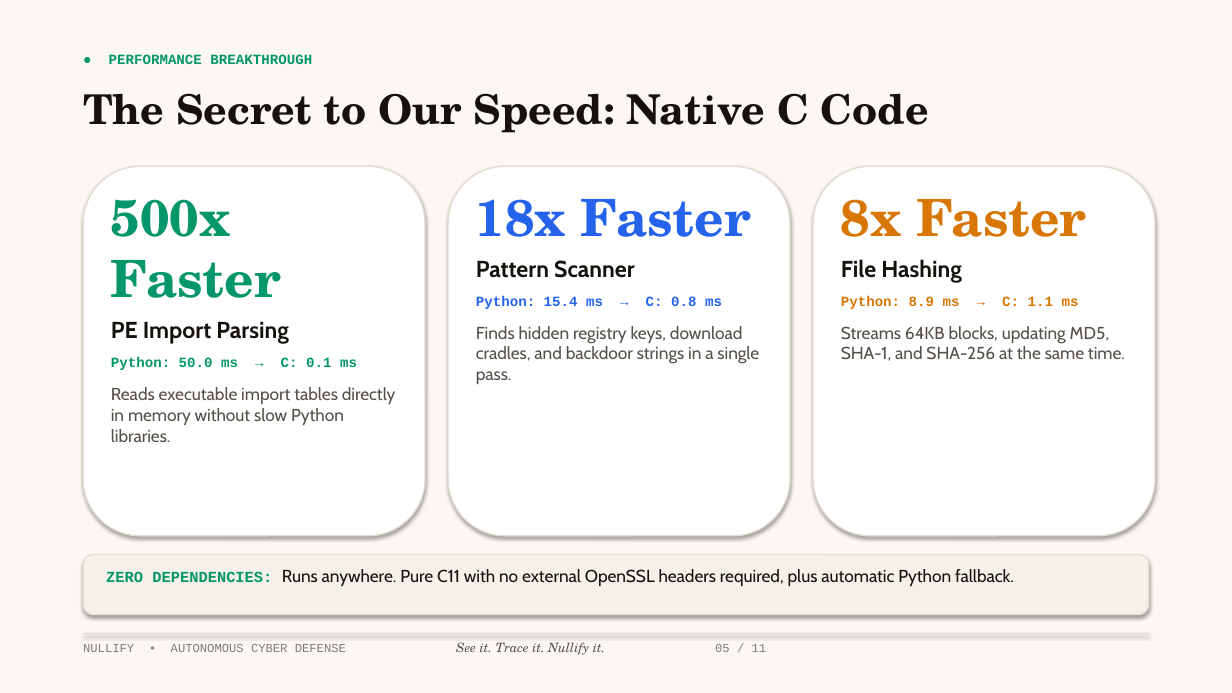
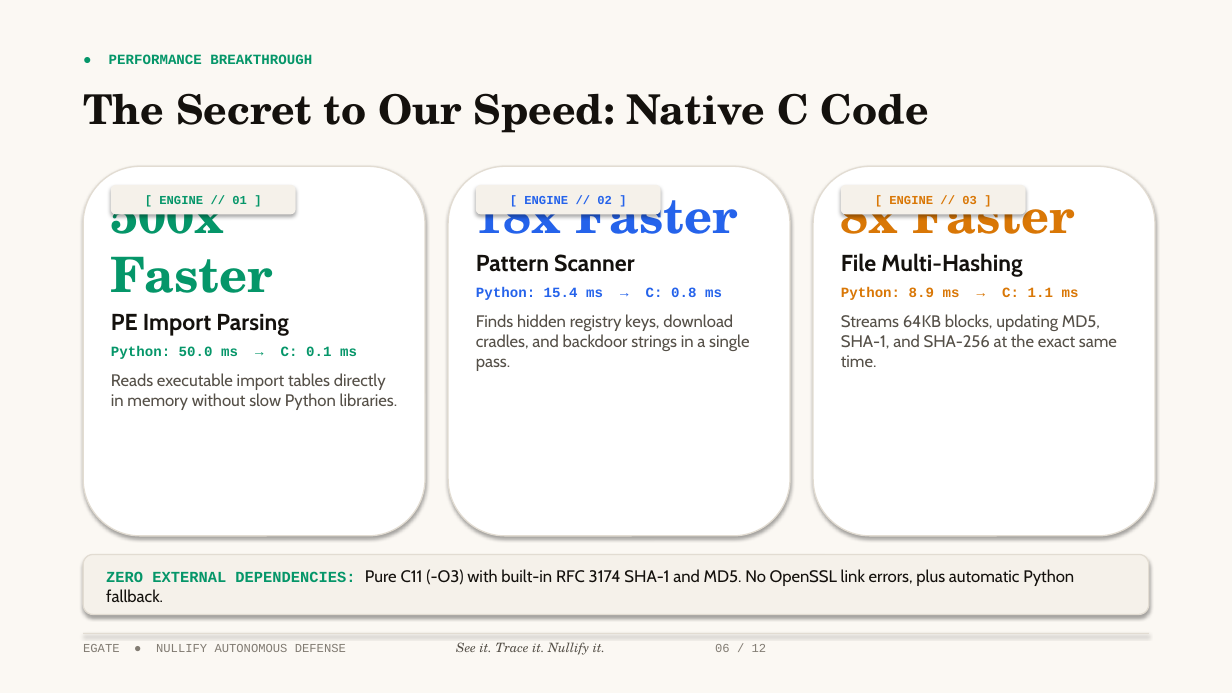
Before and after one commit to Nate-br/nullify, a slide deck: slide 6 of nullify_presentation.pptx (slide 5 before the commit). Drawn at 1232x693 pixels with LibreOffice and Linux fonts; fonts in the diff are those of the drawing. Boxes give left, top, right and bottom in pixels: in the first picture for what was removed or moved away, otherwise in the second. Text is boxed around its words. In the diff, an @@ line names an element or a change of style, - is before the commit and + after.

Commit message:
feat(presentation): integrate EGATE logo on cover & identity slide, add 8K cybersecurity visual assets, remove emojis, and enhance visual appeal

```diff
--- a/nullify_presentation.pptx
+++ b/nullify_presentation.pptx
@@ text "500x Faster" at (x1=111, y1=195, x2=398, y2=410): size 40 to 38 pt in "500x Faster"; text colour #15120E to #14110D in "PE Import Parsing"; size 13.5 to 13 pt in "Reads executable import tables directly in memory ..."; more space between paragraphs; less space between paragraphs @@
@@ rounded rectangle added at (x1=111, y1=185, x2=296, y2=214), fill #F5F1EA, 9.5 pt, text #059669, bold @@
+[ ENGINE // 01 ]
@@ text "18x Faster" at (x1=476, y1=287, x2=749, y2=371): size 40 to 38 pt in "18x Faster"; text colour #15120E to #14110D in "Pattern Scanner"; size 13.5 to 13 pt in "Finds hidden registry keys, download cradles, and ..."; more space between paragraphs; less space between paragraphs @@
@@ rounded rectangle added at (x1=476, y1=185, x2=661, y2=214), fill #F5F1EA, 9.5 pt, text #2563EB, bold @@
+[ ENGINE // 02 ]
@@ text at (x1=841, y1=195, x2=1117, y2=367): text changed; text colour #15120E to #14110D @@
-File Hashing
+File Multi-Hashing
@@ text at (x1=841, y1=195, x2=1079, y2=300): size 40 to 38 pt in "8x Faster"; more space between paragraphs; less space between paragraphs @@
@@ rounded rectangle added at (x1=841, y1=185, x2=1026, y2=214), fill #F5F1EA, 9.5 pt, text #D97706, bold @@
+[ ENGINE // 03 ]
@@ text at (x1=841, y1=314, x2=1117, y2=367): text changed; size 13.5 to 13 pt @@
-Streams 64KB blocks, updating MD5, SHA-1, and SHA-256 at the same time.
+Streams 64KB blocks, updating MD5, SHA-1, and SHA-256 at the exact same time.
@@ text at (x1=106, y1=569, x2=1074, y2=602): text changed; size 13.5 to 13 pt; text colour #15120E to #14110D @@
-ZERO DEPENDENCIES: Runs anywhere. Pure C11 with no external OpenSSL headers required, plus automatic Python fallback.
+ZERO EXTERNAL DEPENDENCIES: Pure C11 (-O3) with built-in RFC 3174 SHA-1 and MD5. No OpenSSL link errors, plus automatic Python fallback.
@@ text at (x1=83, y1=642, x2=767, y2=655): text changed @@
-NULLIFY • AUTONOMOUS CYBER DEFENSE See it. Trace it. Nullify it. 05 / 11
+EGATE ● NULLIFY AUTONOMOUS DEFENSE See it. Trace it. Nullify it. 06 / 12
```
Also in this commit, not shown: 10 other slides changed, 1 slide added, 7 other files.
